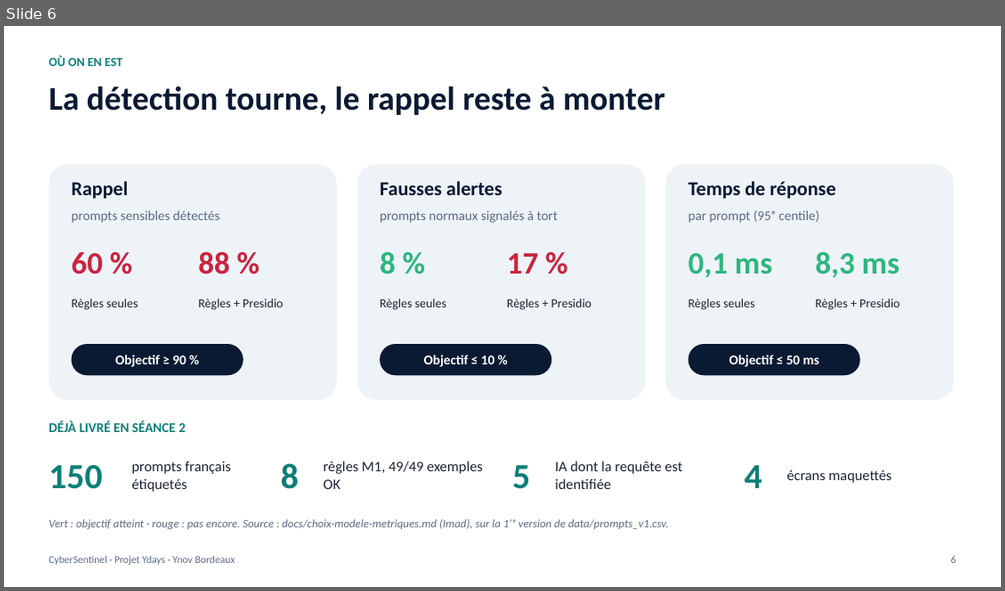
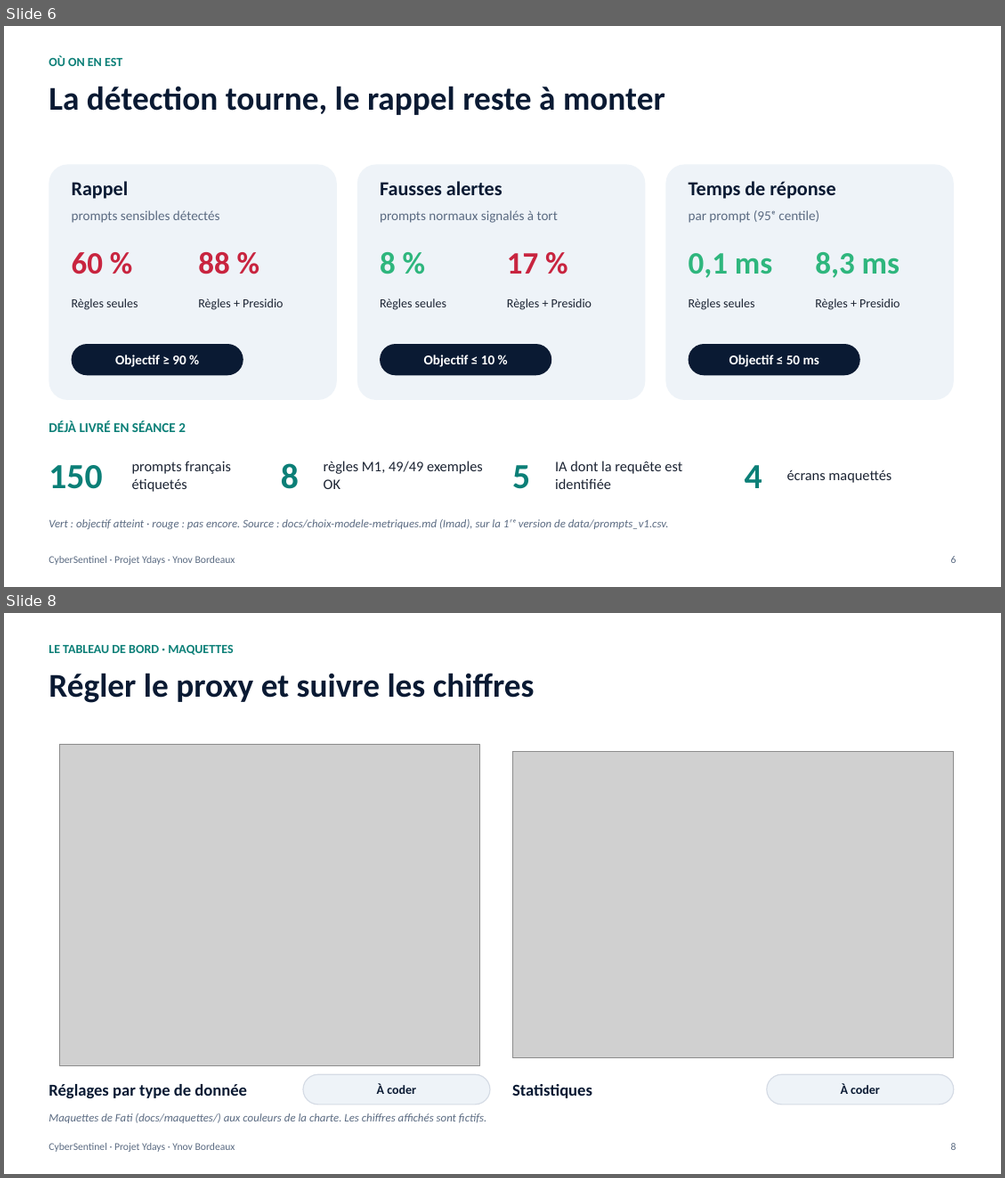
Before and after one commit to fatima774/projet_ydays, a slide deck: docs/presentations/seance-02/CyberSentinel-presentation.pptx. Shown one above the other, each under a label of ours: slide 6 before the commit, slides 6 and 8 after it; the slides between them are not shown. The pictures are 1005x591 and 1005x1178 pixels, drawn with LibreOffice and Linux fonts; fonts in the diff are those of the drawing; grey boxes stand for pictures. Boxes give left, top, right and bottom in pixels: in the first picture for what was removed or moved away, otherwise in the second. Text is boxed around its words. In the diff, an @@ line names an element or a change of style, - is before the commit and + after.

```diff
--- a/docs/presentations/seance-02/CyberSentinel-presentation.pptx
+++ b/docs/presentations/seance-02/CyberSentinel-presentation.pptx
@@ slide 8 added at (4, 613, 1001, 1174), background #FFFFFF @@
@@ text added at (48, 645, 233, 655), 12 pt, text #0B7F77, bold @@
+LE TABLEAU DE BORD · MAQUETTES
@@ text added at (48, 673, 534, 703), 32 pt, text #0A1A33, bold @@
+Régler le proxy et suivre les chiffres
@@ picture added at (59, 744, 479, 1065) @@
@@ picture added at (512, 751, 954, 1058) @@
@@ text added at (48, 1084, 247, 1098), 16 pt, text #0A1A33, bold @@
+Réglages par type de donnée
@@ rounded rectangle added at (303, 1074, 490, 1104), fill #EEF3F8, outline #D5DBE5 1 pt @@
@@ text added at (377, 1083, 416, 1094), 12 pt, text #0A1A33, bold @@
+À coder
@@ text added at (512, 1084, 592, 1098), 16 pt, text #0A1A33, bold @@
+Statistiques
@@ rounded rectangle added at (767, 1074, 954, 1104), fill #EEF3F8, outline #D5DBE5 1 pt @@
@@ text added at (841, 1083, 880, 1094), 12 pt, text #0A1A33, bold @@
+À coder
@@ text added at (48, 1113, 486, 1123), 11 pt, text #5B6B82, italic @@
+Maquettes de Fati (docs/maquettes/) aux couleurs de la charte. Les chiffres affichés sont fictifs.
@@ text added at (48, 1143, 235, 1151), 10 pt, text #5B6B82 @@
+CyberSentinel · Projet Ydays · Ynov Bordeaux
@@ text added at (951, 1143, 956, 1150), 10 pt, text #5B6B82 @@
+8
```
Also in this commit, not shown: 9 slides changed, 1 other slide added, 37 other files.
